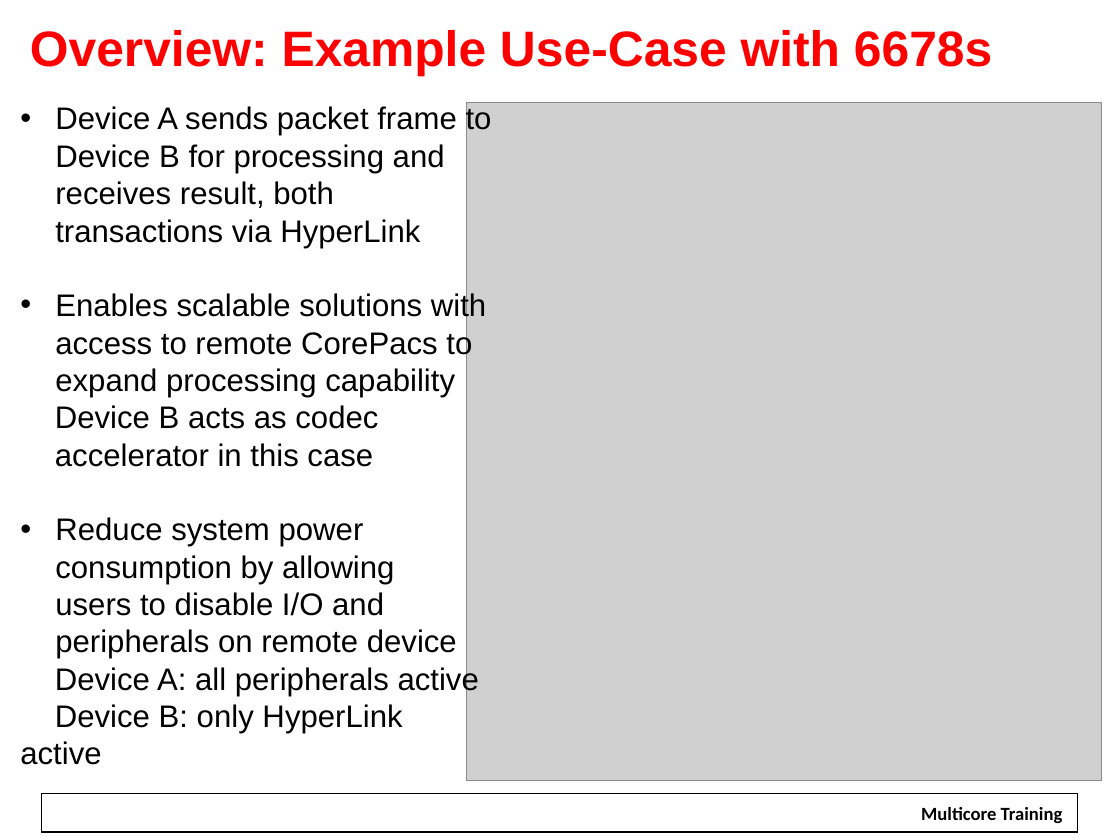
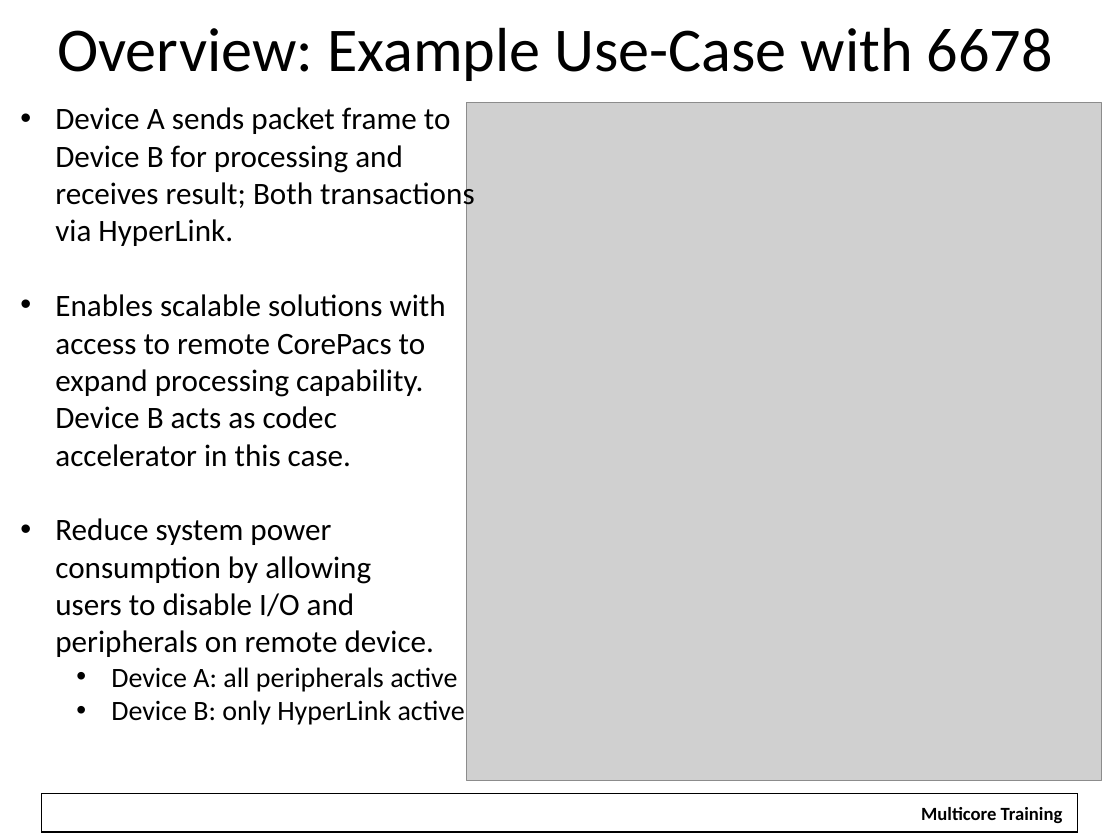
Before and after one commit to hari1989/keystone-workshop, a slide deck: slide 4 of slides/Intro to Hyperlink.pptx. Drawn at 1120x840 pixels with LibreOffice and Linux fonts; fonts in the diff are those of the drawing; grey boxes stand for pictures; background and template pictures are left out. Boxes give left, top, right and bottom in pixels: in the first picture for what was removed or moved away, otherwise in the second. Text is boxed around its words. In the diff, an @@ line names an element or a change of style, - is before the commit and + after.

```diff
--- a/slides/Intro to Hyperlink.pptx
+++ b/slides/Intro to Hyperlink.pptx
@@ title at bbox=[57, 27, 1053, 81]: text changed; size 32 to 40 pt; font Arial to Calibri; text colour #FF0000 to #000000; bold off @@
-Overview: Example Use-Case with 6678s
+Overview: Example Use-Case with 6678
@@ text at bbox=[55, 107, 475, 657]: text changed; font Arial to Calibri @@
-• Device A sends packet frame to Device B for processing and receives result, both transactions via HyperLink
-• Enables scalable solutions with access to remote CorePacs to expand processing capability
-Device B acts as codec
-accelerator in this case
-• Reduce system power consumption by allowing
-  users to disable I/O and peripherals on remote device
+• Device A sends packet frame to Device B for processing and receives result; Both transactions via HyperLink.
+• Enables scalable solutions with access to remote CorePacs to expand processing capability. Device B acts as codec accelerator in this case.
+• Reduce system power consumption by allowing
+  users to disable I/O and peripherals on remote device.
@@ text at bbox=[111, 667, 465, 725]: size 20 to 18 pt, font Arial to Calibri in "Device A: all peripherals active", "Device B: only HyperLink active"; bullet none to •; list level 1 to 2 in "Device A: all peripherals active"; list level 1 to 2 in "Device B: only HyperLink active" @@
```
Also in this commit, not shown: 63 other slides changed, 3 other files.
